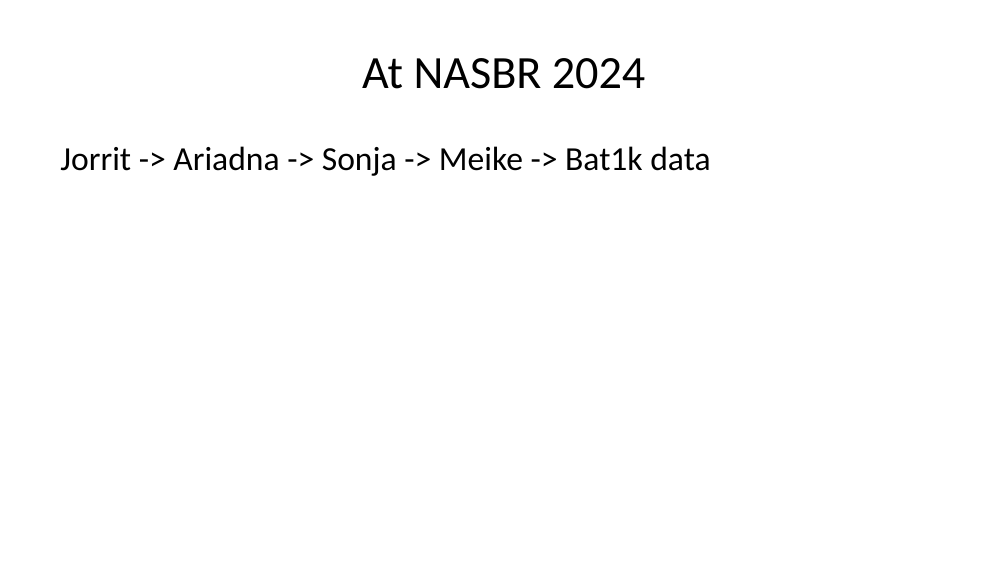
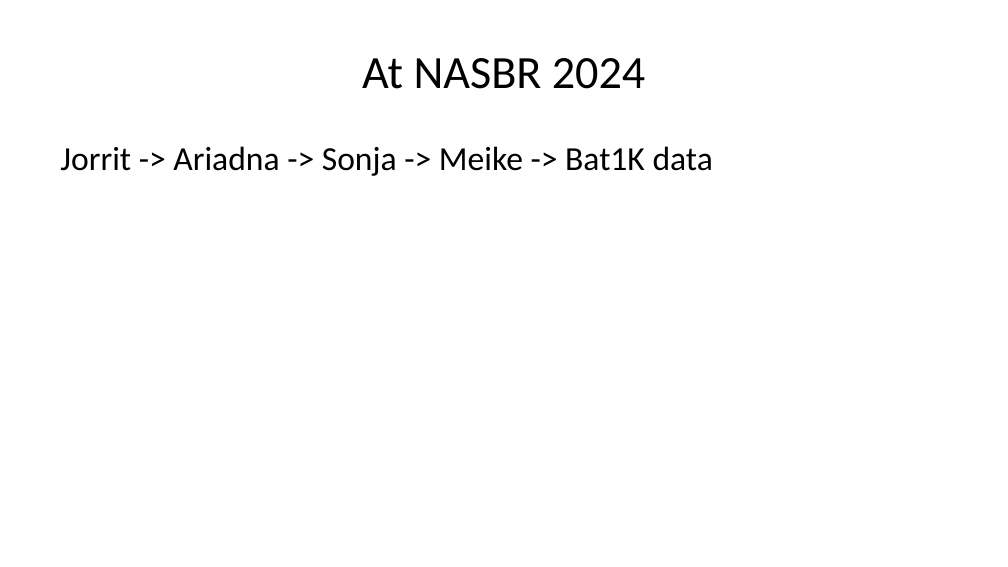
Before and after one commit to jhpoelen/bat1k-talk-2024-10-27, a slide deck: slide 4 of slides.pptx. Drawn at 1008x567 pixels with LibreOffice and Linux fonts; fonts in the diff are those of the drawing. Boxes give left, top, right and bottom in pixels: in the first picture for what was removed or moved away, otherwise in the second. Text is boxed around its words. In the diff, an @@ line names an element or a change of style, - is before the commit and + after.

```diff
--- a/slides.pptx
+++ b/slides.pptx
@@ text at [60,146,713,176]: text changed @@
-Jorrit -> Ariadna -> Sonja -> Meike -> Bat1k data
+Jorrit -> Ariadna -> Sonja -> Meike -> Bat1K data
```
Also in this commit, not shown: 1 other slide changed, 3 other files.
